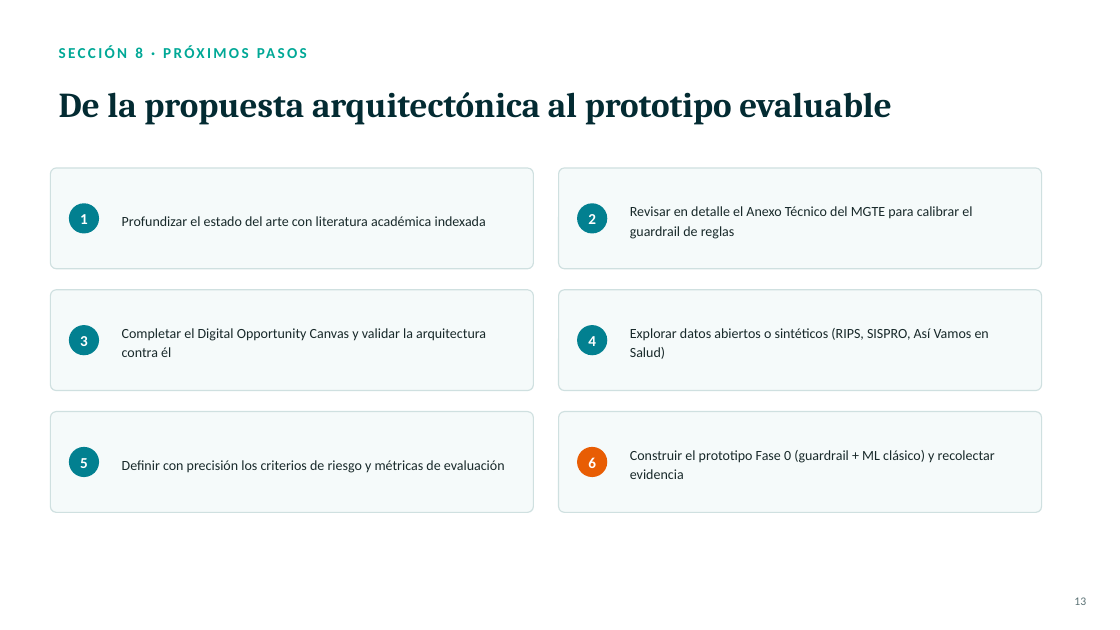
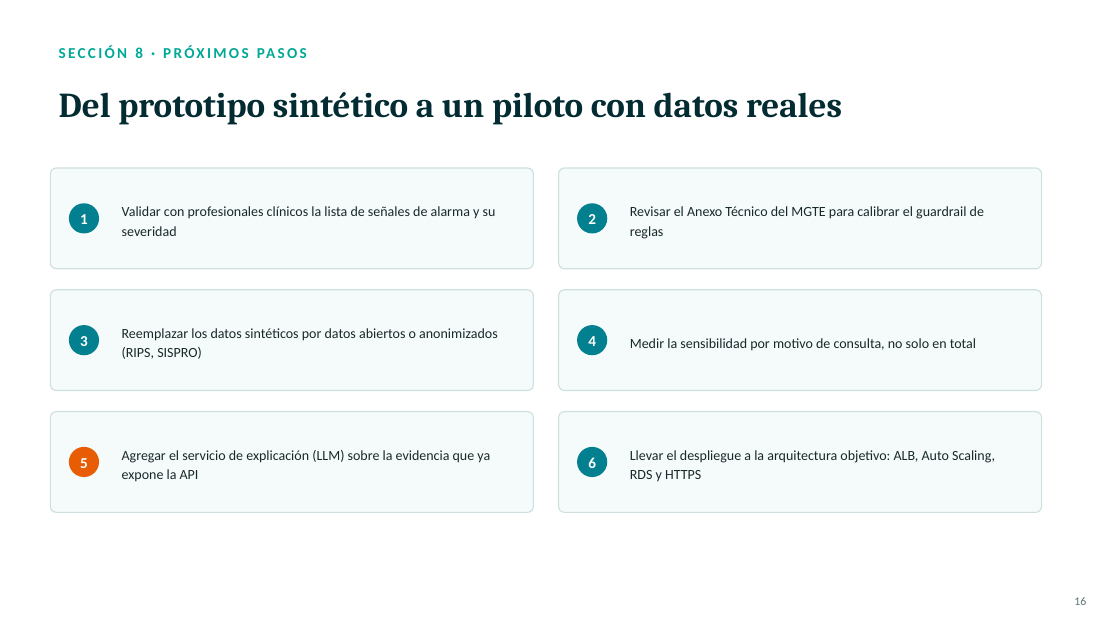
Before and after one commit to Carlos-Avellaneda-2/priomed-docs, a slide deck: slide 16 of presentation/PrioMed_Presentacion.pptx (slide 13 before the commit). Drawn at 1120x630 pixels with LibreOffice and Linux fonts; fonts in the diff are those of the drawing. Boxes give left, top, right and bottom in pixels: in the first picture for what was removed or moved away, otherwise in the second. Text is boxed around its words. In the diff, an @@ line names an element or a change of style, - is before the commit and + after.

Commit message:
Actualizar la presentación y el guion con el prototipo desplegado
- Tres diapositivas nuevas: arquitectura desplegada en EC2, portal web
  con la nota releída y resultados de sensibilidad sobre datos sintéticos
- Fase 0 marcada como desplegada y próximos pasos actualizados
- Numeración automática de diapositivas
- Guion reescrito para exponer todo el proyecto (17 diapositivas, unos
  14 minutos), con demostración opcional y preguntas probables; el build
  lo copia como notas del orador

```diff
--- a/presentation/PrioMed_Presentacion.pptx
+++ b/presentation/PrioMed_Presentacion.pptx
@@ text at (x1=59, y1=92, x2=842, y2=125): text changed @@
-De la propuesta arquitectónica al prototipo evaluable
+Del prototipo sintético a un piloto con datos reales
@@ text at (x1=122, y1=206, x2=496, y2=236): text changed @@
-Profundizar el estado del arte con literatura académica indexada
+Validar con profesionales clínicos la lista de señales de alarma y su severidad
@@ text at (x1=630, y1=206, x2=984, y2=239): text changed @@
-Revisar en detalle el Anexo Técnico del MGTE para calibrar el guardrail de reglas
+Revisar el Anexo Técnico del MGTE para calibrar el guardrail de reglas
@@ text at (x1=122, y1=328, x2=498, y2=359): text changed @@
-Completar el Digital Opportunity Canvas y validar la arquitectura contra él
+Reemplazar los datos sintéticos por datos abiertos o anonimizados (RIPS, SISPRO)
@@ text at (x1=630, y1=338, x2=976, y2=351): text changed @@
-Explorar datos abiertos o sintéticos (RIPS, SISPRO, Así Vamos en Salud)
+Medir la sensibilidad por motivo de consulta, no solo en total
@@ ellipse at (x1=69, y1=447, x2=99, y2=477): fill #028090 to #E85D04 @@
@@ ellipse at (x1=577, y1=447, x2=607, y2=477): fill #E85D04 to #028090 @@
@@ text at (x1=122, y1=450, x2=490, y2=482): text changed @@
-Definir con precisión los criterios de riesgo y métricas de evaluación
+Agregar el servicio de explicación (LLM) sobre la evidencia que ya expone la API
@@ text at (x1=630, y1=450, x2=995, y2=482): text changed @@
-Construir el prototipo Fase 0 (guardrail + ML clásico) y recolectar evidencia
+Llevar el despliegue a la arquitectura objetivo: ALB, Auto Scaling, RDS y HTTPS
```
Also in this commit, not shown: 2 other slides changed, 3 slides added, 4 other files.
